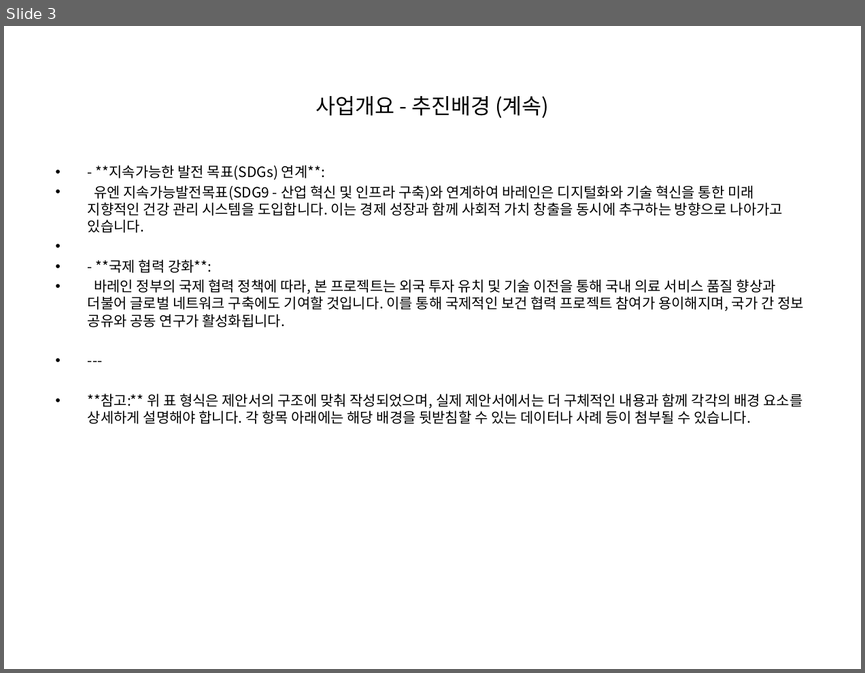
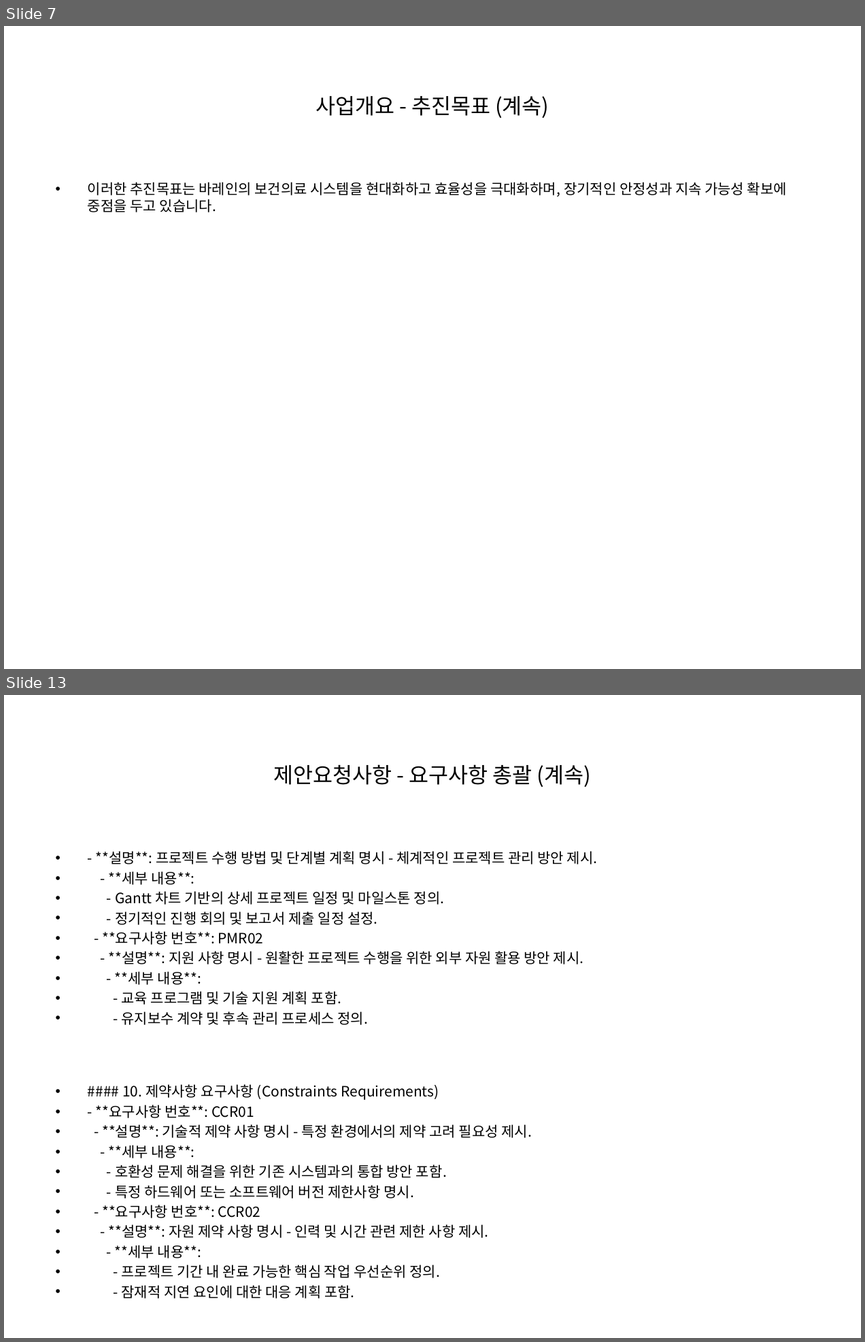
Before and after one commit to anskong/llm_mission, a slide deck: generated_ppt.pptx. Shown one above the other, each under a label of ours: slide 3 before the commit, slides 7 and 13 after it; the slides between them are not shown. The pictures are 865x673 and 865x1342 pixels, drawn with LibreOffice and Linux fonts; fonts in the diff are those of the drawing. Boxes give left, top, right and bottom in pixels: in the first picture for what was removed or moved away, otherwise in the second. Text is boxed around its words. In the diff, an @@ line names an element or a change of style, - is before the commit and + after.

```diff
--- a/generated_ppt.pptx
+++ b/generated_ppt.pptx
@@ slide 13 added at (4,695,861,1338), background #FFFFFF @@
@@ title added at (274,764,591,787), 18 pt, text #000000 @@
+제안요청사항 - 요구사항 총괄 (계속)
@@ text added at (96,851,598,1278), 12 pt, text #000000 @@
+• - **설명**: 프로젝트 수행 방법 및 단계별 계획 명시 - 체계적인 프로젝트 관리 방안 제시.
+• - **세부 내용**:
+• - Gantt 차트 기반의 상세 프로젝트 일정 및 마일스톤 정의.
+• - 정기적인 진행 회의 및 보고서 제출 일정 설정.
+• - **요구사항 번호**: PMR02
+• - **설명**: 지원 사항 명시 - 원활한 프로젝트 수행을 위한 외부 자원 활용 방안 제시.
+• - **세부 내용**:
+• - 교육 프로그램 및 기술 지원 계획 포함.
+• - 유지보수 계약 및 후속 관리 프로세스 정의.
+• #### 10. 제약사항 요구사항 (Constraints Requirements)
+• - **요구사항 번호**: CCR01
+• - **설명**: 기술적 제약 사항 명시 - 특정 환경에서의 제약 고려 필요성 제시.
+• - **세부 내용**:
+• - 호환성 문제 해결을 위한 기존 시스템과의 통합 방안 포함.
+• - 특정 하드웨어 또는 소프트웨어 버전 제한사항 명시.
+• - **요구사항 번호**: CCR02
+• - **설명**: 자원 제약 사항 명시 - 인력 및 시간 관련 제한 사항 제시.
+• - **세부 내용**:
+• - 프로젝트 기간 내 완료 가능한 핵심 작업 우선순위 정의.
+• - 잠재적 지연 요인에 대한 대응 계획 포함.
@@ what was slide 3 is now slide 7 @@
@@ slide 7 changed as well @@
@@ title at (315,96,549,118): text changed @@
-사업개요 - 추진배경 (계속)
+사업개요 - 추진목표 (계속)
@@ text at (88,182,787,212): text changed @@
-• - **지속가능한 발전 목표(SDGs) 연계**:
-• 유엔 지속가능발전목표(SDG9 - 산업 혁신 및 인프라 구축)와 연계하여 바레인은 디지털화와 기술 혁신을 통한 미래 지향적인 건강 관리 시스템을 도입합니다. 이는 경제 성장과 함께 사회적 가치 창출을 동시에 추구하는 방향으로 나아가고 있습니다.
-• - **국제 협력 강화**:
-• 바레인 정부의 국제 협력 정책에 따라, 본 프로젝트는 외국 투자 유치 및 기술 이전을 통해 국내 의료 서비스 품질 향상과 더불어 글로벌 네트워크 구축에도 기여할 것입니다. 이를 통해 국제적인 보건 협력 프로젝트 참여가 용이해지며, 국가 간 정보 공유와 공동 연구가 활성화됩니다.
-• ---
-• **참고:** 위 표 형식은 제안서의 구조에 맞춰 작성되었으며, 실제 제안서에서는 더 구체적인 내용과 함께 각각의 배경 요소를 상세하게 설명해야 합니다. 각 항목 아래에는 해당 배경을 뒷받침할 수 있는 데이터나 사례 등이 첨부될 수 있습니다.
+• 이러한 추진목표는 바레인의 보건의료 시스템을 현대화하고 효율성을 극대화하며, 장기적인 안정성과 지속 가능성 확보에 중점을 두고 있습니다.
```
Also in this commit, not shown: 2 other slides changed, 18 other slides added, 1 other file.
